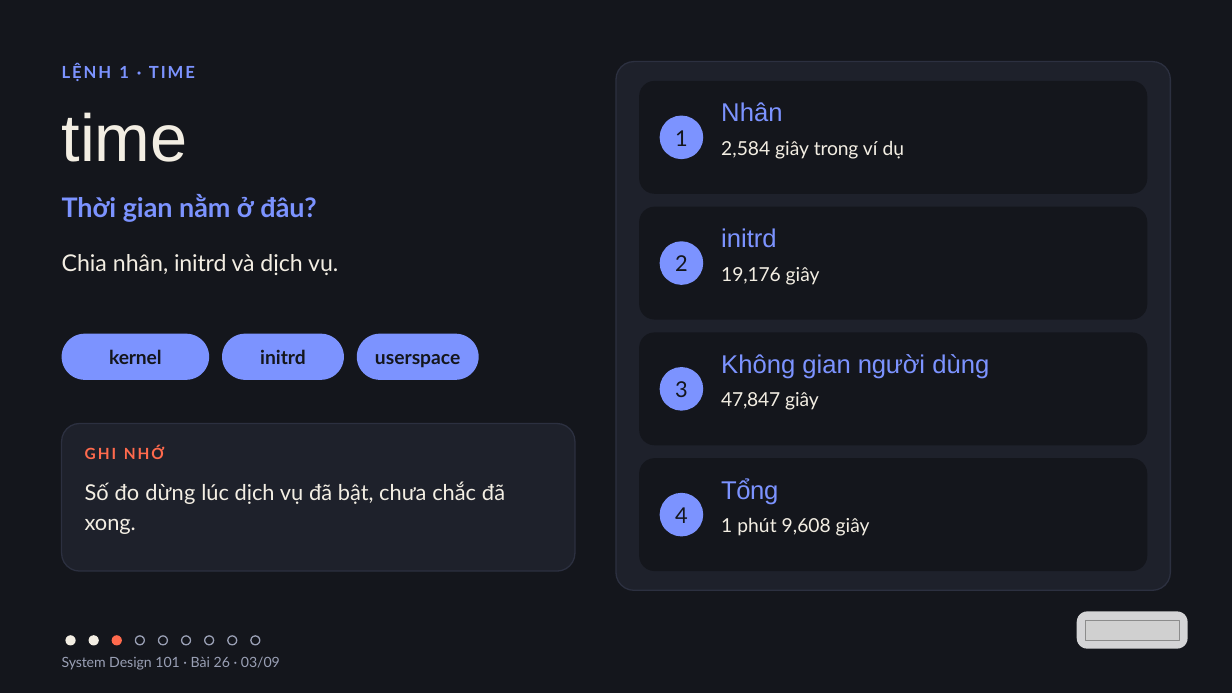
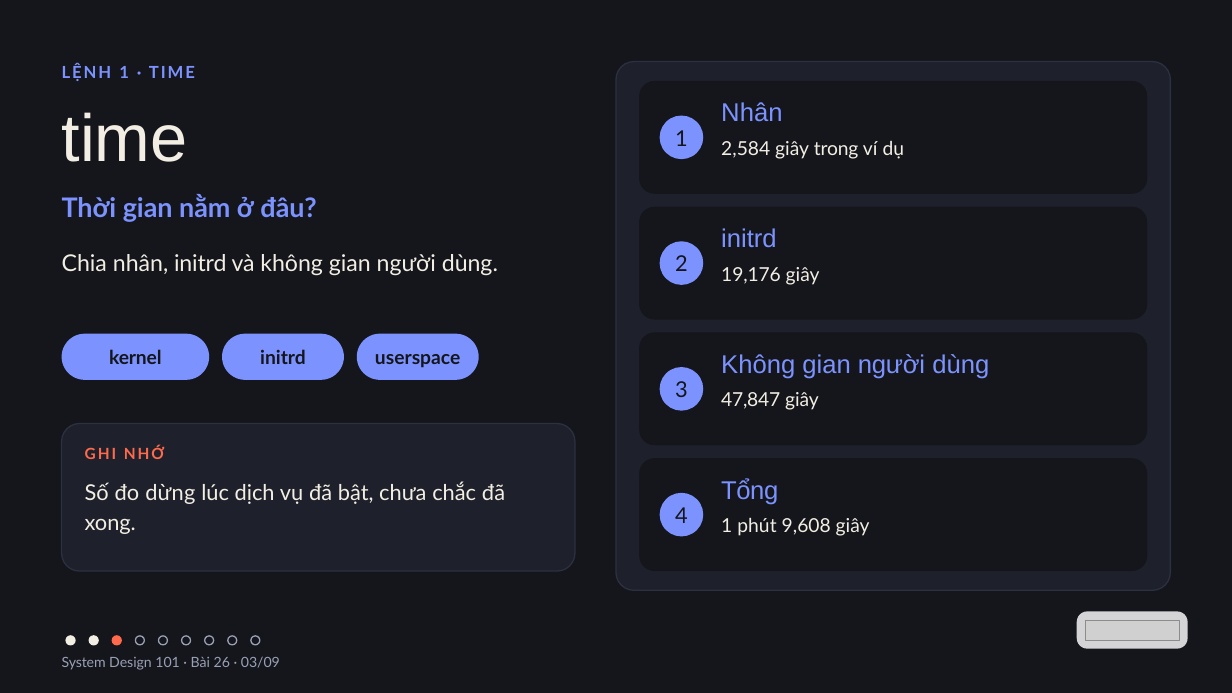
Before and after one commit to vohoailinh90/tool-marketing-studio, a slide deck: slide 3 of system-design-101/vi/lessons/sd-10-026/slides/sd-10-026.pptx. Drawn at 1232x693 pixels with LibreOffice and Linux fonts; fonts in the diff are those of the drawing; grey boxes stand for pictures. Boxes give left, top, right and bottom in pixels: in the first picture for what was removed or moved away, otherwise in the second. Text is boxed around its words. In the diff, an @@ line names an element or a change of style, - is before the commit and + after.

```diff
--- a/system-design-101/vi/lessons/sd-10-026/slides/sd-10-026.pptx
+++ b/system-design-101/vi/lessons/sd-10-026/slides/sd-10-026.pptx
@@ text at box(62, 254, 498, 276): text changed @@
-Chia nhân, initrd và dịch vụ.
+Chia nhân, initrd và không gian người dùng.
```
Also in this commit, not shown: 1 other slide changed, 9 other files.
